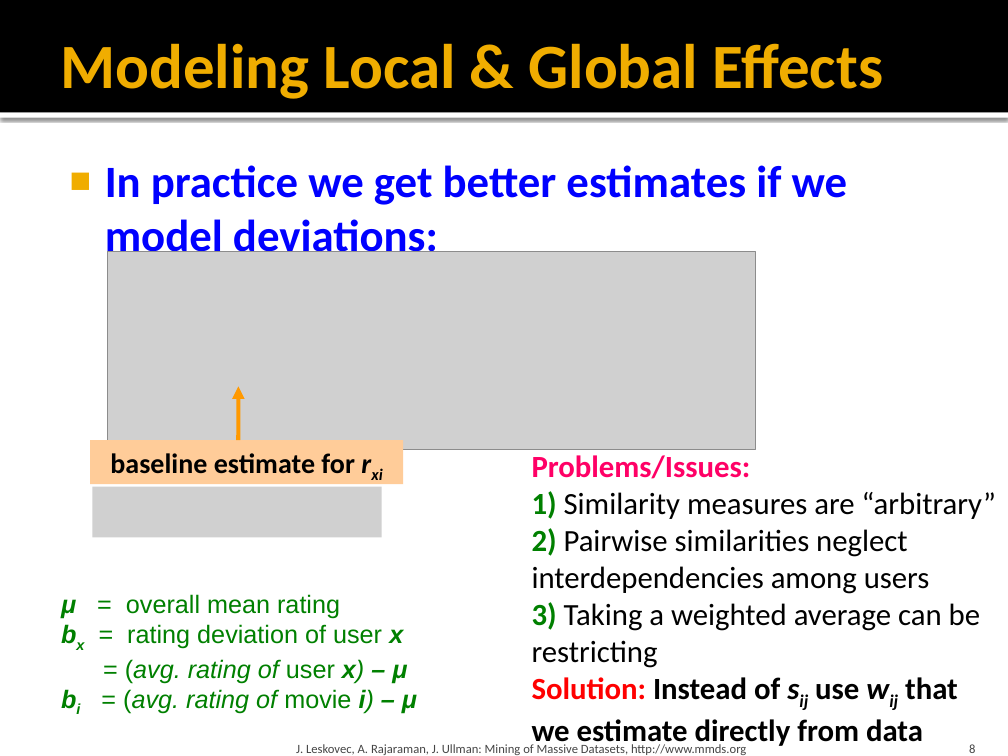
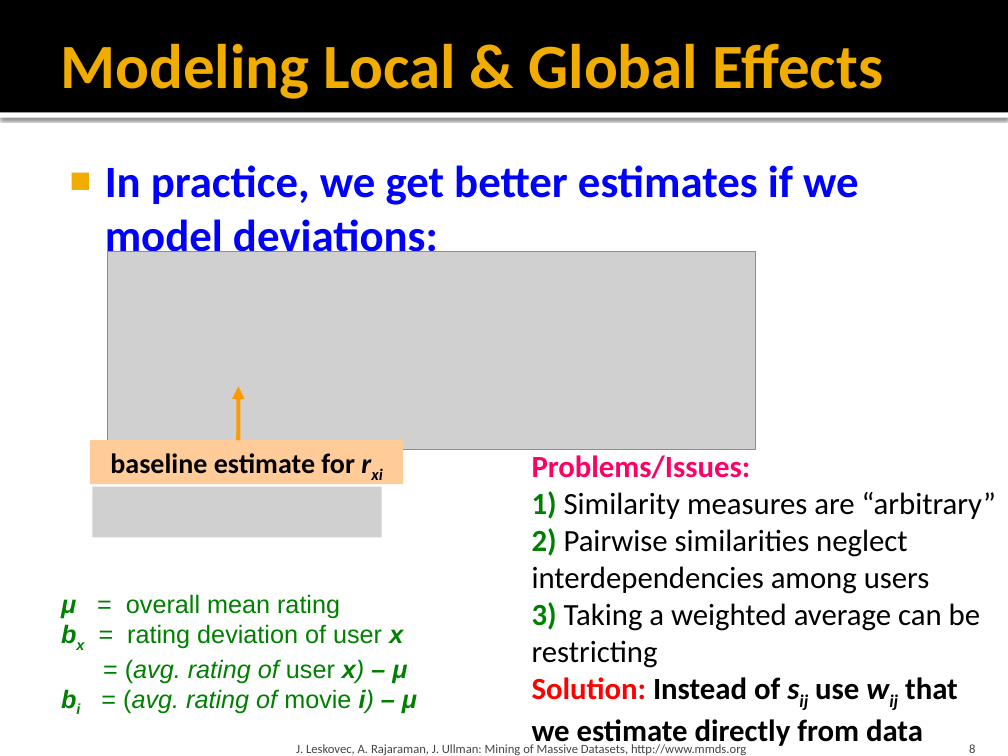
Before and after one commit to chriswjh/chriswjh.github.io, a slide deck: slide 8 of BDM/09-recsys2.pptx. Drawn at 1008x756 pixels with LibreOffice and Linux fonts; fonts in the diff are those of the drawing; grey boxes stand for pictures. Boxes give left, top, right and bottom in pixels: in the first picture for what was removed or moved away, otherwise in the second. Text is boxed around its words. In the diff, an @@ line names an element or a change of style, - is before the commit and + after.

```diff
--- a/BDM/09-recsys2.pptx
+++ b/BDM/09-recsys2.pptx
@@ text at (105,165,859,263): text changed @@
-■ In practice we get better estimates if we model deviations:
+■ In practice, we get better estimates if we model deviations:
```
Also in this commit, not shown: 3 other slides changed, 3 other files.
